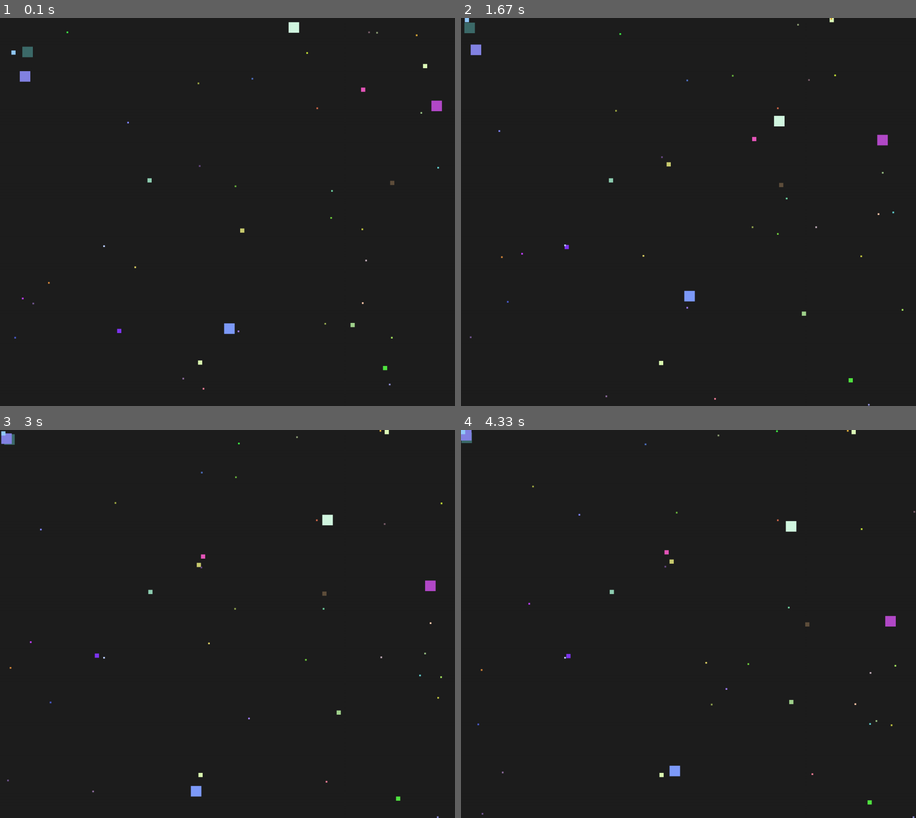
Above: before the commit, frames 1-4 (two rows, left to right).
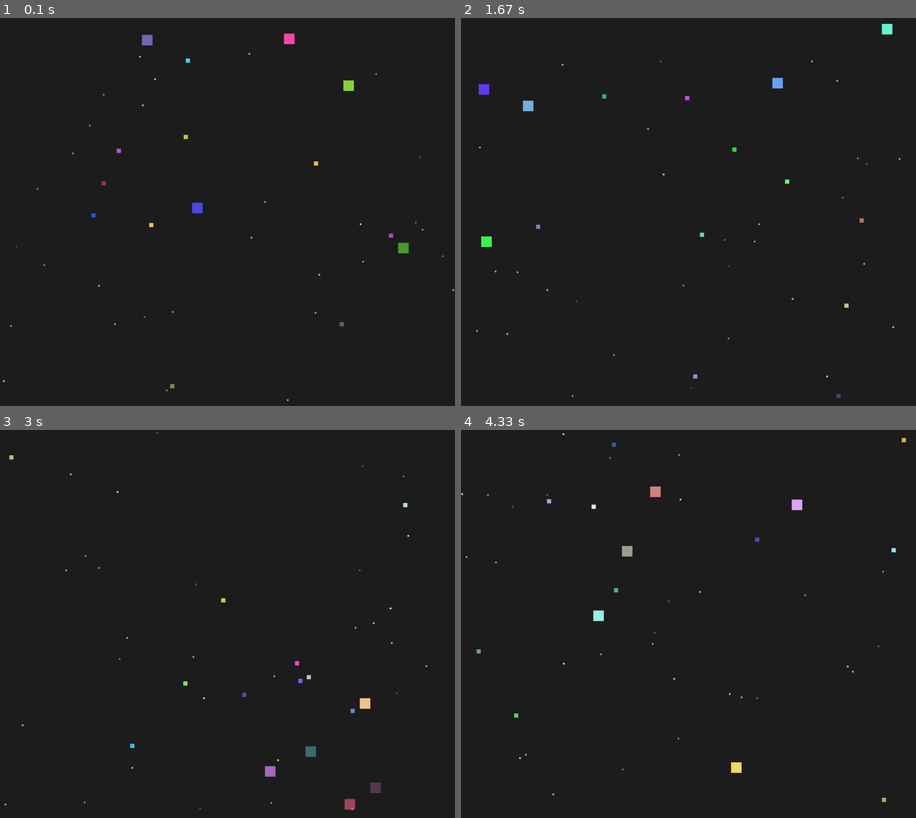
Above: after the commit, the same moments.

Repository: luc11Mhe/lab8-pygame
Game: pygame game, started from main.py
Two runs of this game, one before a commit and one after it. Both use one fixed random seed, a clock stepped at 60 frames per second and the inputs below.
Inputs:
- Up to frame 1 (0.1 s): no input
- Up to frame 2 (1.67 s): no input
- Up to frame 3 (3 s): no input
- Up to frame 4 (4.33 s): no input

The runs differ from the first frame. In frame 1, 1.0% of the frame differs, in the area x 0-100%, y 1-99%; in frame 2, 1.0%, in the area x 0-98%, y 0-100%; in frame 3, 1.0%; in frame 4, 1.0%.

Commit message:
exam: q2 - same size respawn

Diff:
--- a/main.py
+++ b/main.py
@@ -126,6 +126,28 @@
         if self.life <= 0:
             self.reset()
 
+    def reset(self) -> None:
+        # to keep the same size
+        size = getattr(self, "size", random.randint(MIN_SIZE, MAX_SIZE))
+        self.size = size
+
+        speed_fact = (MAX_SIZE - self.size) / (MAX_SIZE - MIN_SIZE + 1)
+        self.max_speed = max(1.0, MAX_SPEED * speed_fact)
+
+        self.x = float(random.randint(0, WIDTH - self.size))
+        self.y = float(random.randint(0, HEIGHT - self.size))
+
+        self.dx = random.choice([-1, 1]) * random.uniform(50, self.max_speed)
+        self.dy = random.choice([-1, 1]) * random.uniform(50, self.max_speed)
+
+        self.color = (
+            random.randint(50, 255),
+            random.randint(50, 255),
+            random.randint(50, 255),
+        )
+
+        self.life = random.uniform(5, 15)
+
     def draw(self, surface: pygame.Surface) -> None:
         pygame.draw.rect(surface, self.color, (self.x, self.y, self.size, self.size))
 
@@ -169,6 +191,7 @@
     for square in squares:
         square.move(dt)
         square.update_life(dt)
+        square.reset()
 
     for square in squares:
         square.draw(screen)
Not shown, changed: MY_EXAM.md
